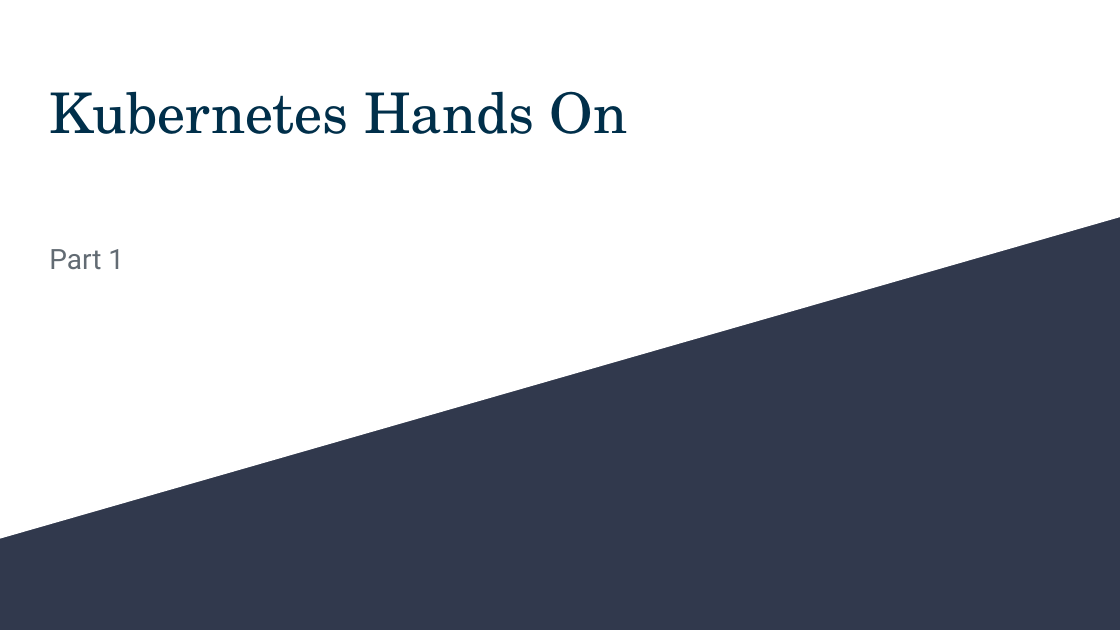
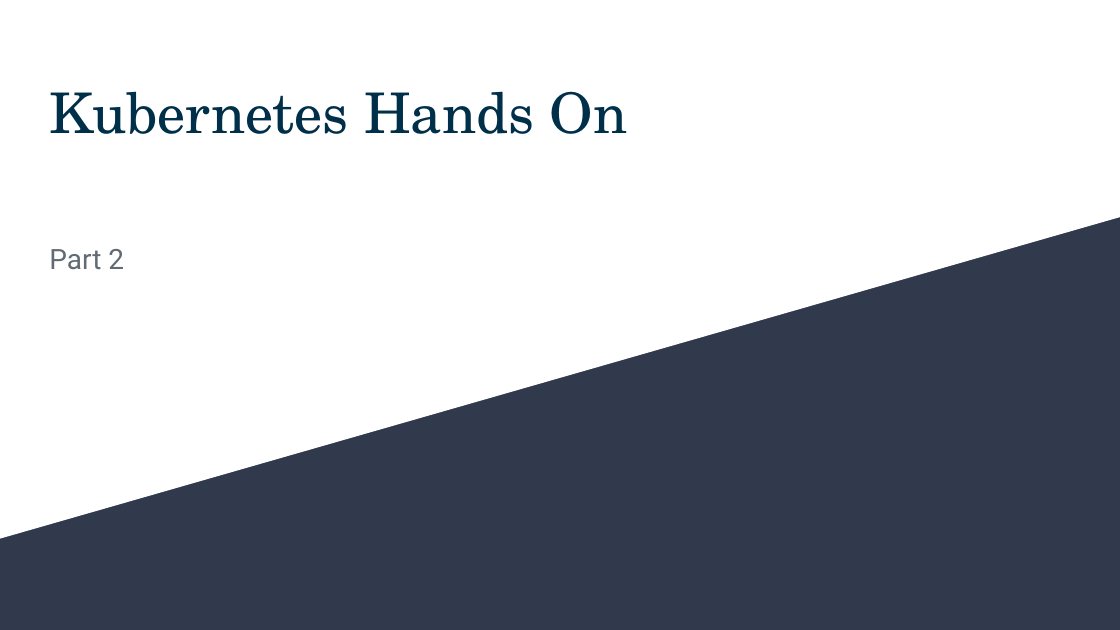
Before and after one commit to beepdot/kubernetes-training, a slide deck: slide 1 of Part2/Kubernetes Hands On - Part 2.pptx. Drawn at 1120x630 pixels with LibreOffice and Linux fonts; fonts in the diff are those of the drawing. Boxes give left, top, right and bottom in pixels: in the first picture for what was removed or moved away, otherwise in the second. Text is boxed around its words. In the diff, an @@ line names an element or a change of style, - is before the commit and + after.

Commit message:
feat: adding Part2 materials

```diff
--- a/Part2/Kubernetes Hands On - Part 2.pptx
+++ b/Part2/Kubernetes Hands On - Part 2.pptx
@@ subtitle at [49, 249, 124, 270]: text changed @@
-Part 1
+Part 2
```
Also in this commit, not shown: 4 other files.
